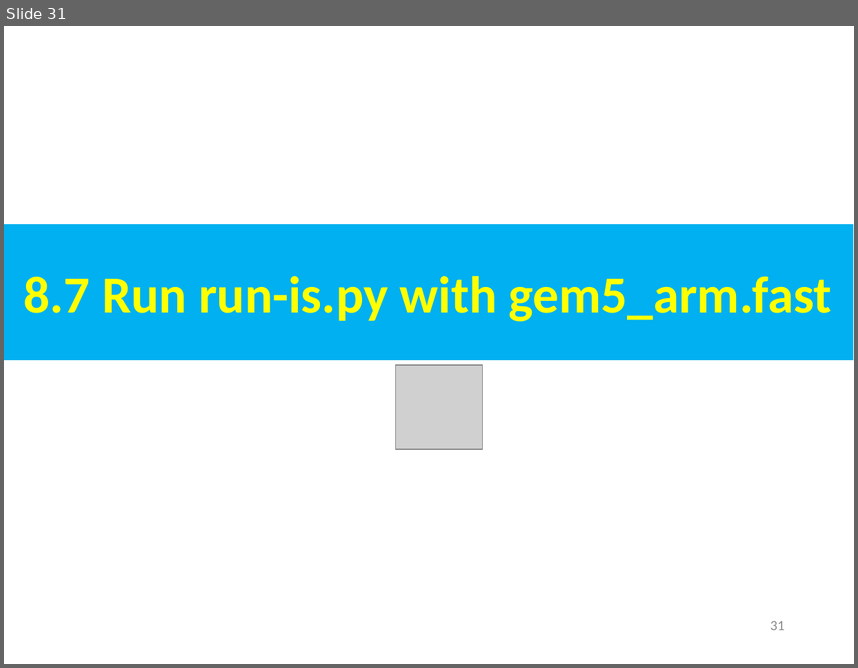
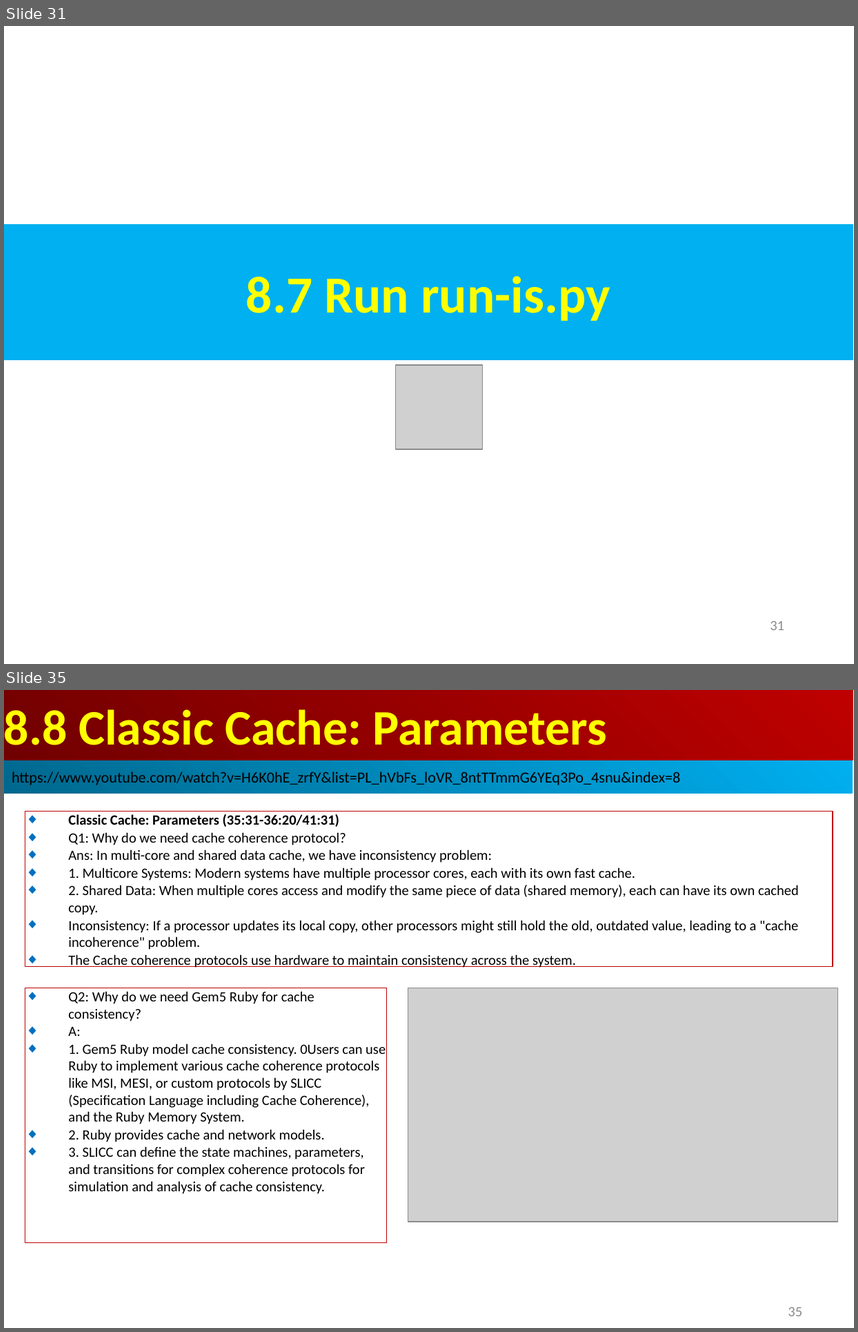
Before and after one commit to peterhchen/AIU_CS850_Gem5_McPAT, a slide deck: 050_Gem5/008.CacheMod/000_Video/008.CacheMod.ppt. Shown one above the other, each under a label of ours: slide 31 before the commit, slides 31 and 35 after it; the slides between them are not shown. The pictures are 858x668 and 858x1332 pixels, drawn with LibreOffice and Linux fonts; fonts in the diff are those of the drawing; grey boxes stand for pictures. Boxes give left, top, right and bottom in pixels: in the first picture for what was removed or moved away, otherwise in the second. Text is boxed around its words. In the diff, an @@ line names an element or a change of style, - is before the commit and + after.

```diff
--- a/050_Gem5/008.CacheMod/000_Video/008.CacheMod.ppt
+++ b/050_Gem5/008.CacheMod/000_Video/008.CacheMod.ppt
@@ slide 35 added at box(4, 690, 854, 1328), background #FFFFFF @@
@@ rectangle added at box(4, 690, 853, 760), fill gradient #BF0000 to #710000, 42 pt, text #FFFF00, bold @@
+8.8 Classic Cache: Parameters
@@ rectangle added at box(4, 760, 853, 793), fill gradient #00AFEF to #00688E, 13 pt, text #000000 @@
+https://www.youtube.com/watch?v=H6K0hE_zrfY&list=PL_hVbFs_loVR_8ntTTmmG6YEq3Po_4snu&index=8
@@ rectangle added at box(25, 811, 833, 966), outline #C00000 0.74 pt, 12 pt, text #000000 @@
+◆ Classic Cache: Parameters (35:31-36:20/41:31)
+◆ Q1: Why do we need cache coherence protocol?
+◆ Ans: In multi-core and shared data cache, we have inconsistency problem:
+◆ 1. Multicore Systems: Modern systems have multiple processor cores, each with its own fast cache.
+◆ 2. Shared Data: When multiple cores access and modify the same piece of data (shared memory), each can have its own cached copy.
+◆ Inconsistency: If a processor updates its local copy, other processors might still hold the old, outdated value, leading to a "cache incoherence" problem.
+◆ The Cache coherence protocols use hardware to maintain consistency across the system.
@@ rectangle added at box(25, 987, 386, 1243), outline #C00000 0.74 pt, 12 pt, text #000000 @@
+◆ Q2: Why do we need Gem5 Ruby for cache consistency?
+◆ A:
+◆ 1. Gem5 Ruby model cache consistency. 0Users can use Ruby to implement various cache coherence protocols like MSI, MESI, or custom protocols by SLICC (Specification Language including Cache Coherence), and the Ruby Memory System.
+◆ 2. Ruby provides cache and network models.
+◆ 3. SLICC can define the state machines, parameters, and transitions for complex coherence protocols for simulation and analysis of cache consistency.
@@ picture added at box(408, 987, 838, 1221) @@
@@ page number added at box(788, 1307, 802, 1316), 12 pt, text #8B8B8B @@
+35
@@ slide 31 changed as well @@
@@ text in rectangle at box(246, 276, 611, 321): text changed @@
-8.7 Run run-is.py with gem5_arm.fast
+8.7 Run run-is.py
```
Also in this commit, not shown: 3 other slides changed, 5 other slides added.
